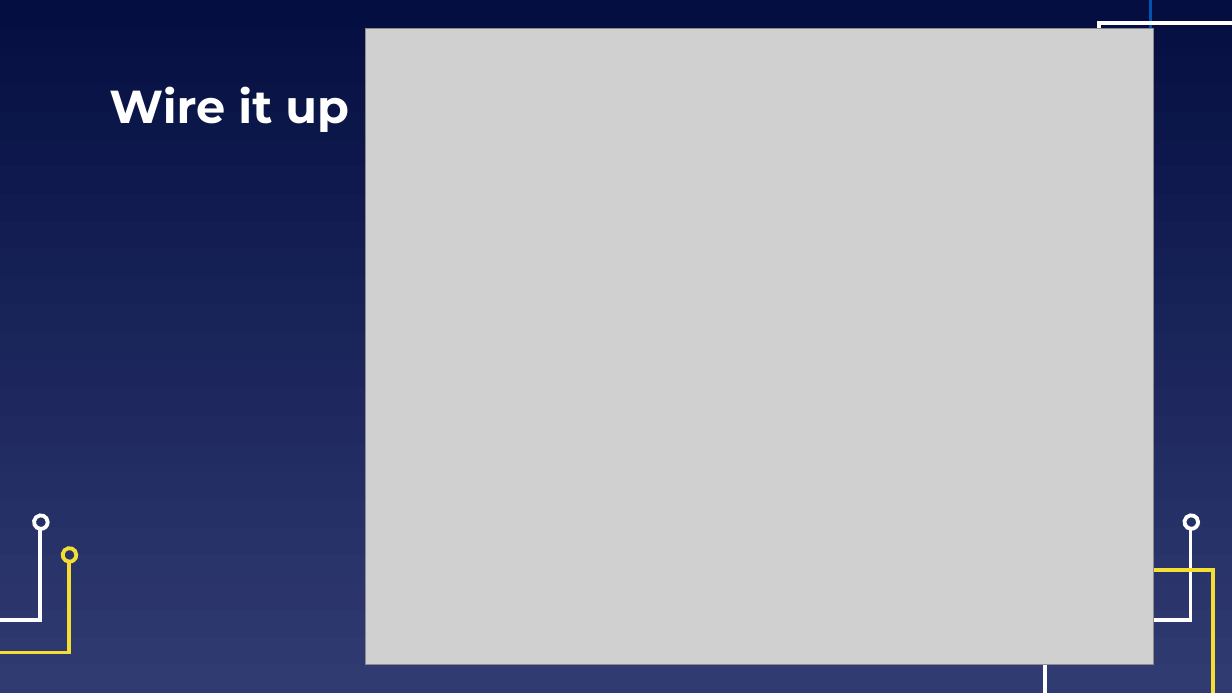
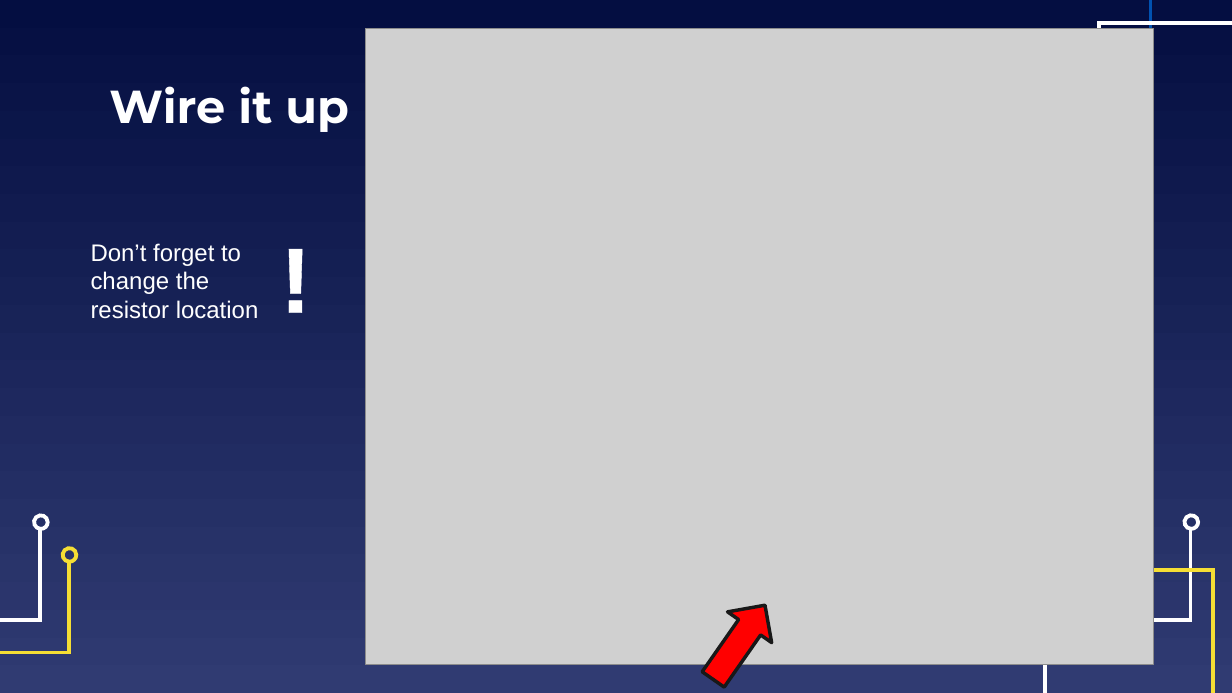
Before and after one commit to EELabMan/Arduino-7-SPI-Bus, a slide deck: slide 20 of Arduino Workshop 7 SPI Bus Digital Pot.pptx. Drawn at 1232x693 pixels with LibreOffice and Linux fonts; fonts in the diff are those of the drawing; grey boxes stand for pictures. Boxes give left, top, right and bottom in pixels: in the first picture for what was removed or moved away, otherwise in the second. Text is boxed around its words. In the diff, an @@ line names an element or a change of style, - is before the commit and + after.

Commit message:
Update Arduino Workshop 7 SPI Bus Digital Pot.pptx
Remember to change the resistor location in build 2

```diff
--- a/Arduino Workshop 7 SPI Bus Digital Pot.pptx
+++ b/Arduino Workshop 7 SPI Bus Digital Pot.pptx
@@ text added at box(267, 214, 323, 339), 54 pt, text #FFFFFF, bold @@
+!
@@ text added at box(91, 243, 259, 319), 14 pt, text #FFFFFF @@
+Don’t forget to change the resistor location
@@ right arrow added at box(691, 591, 787, 693), fill #FF0000, outline #181818 2 pt @@
```
